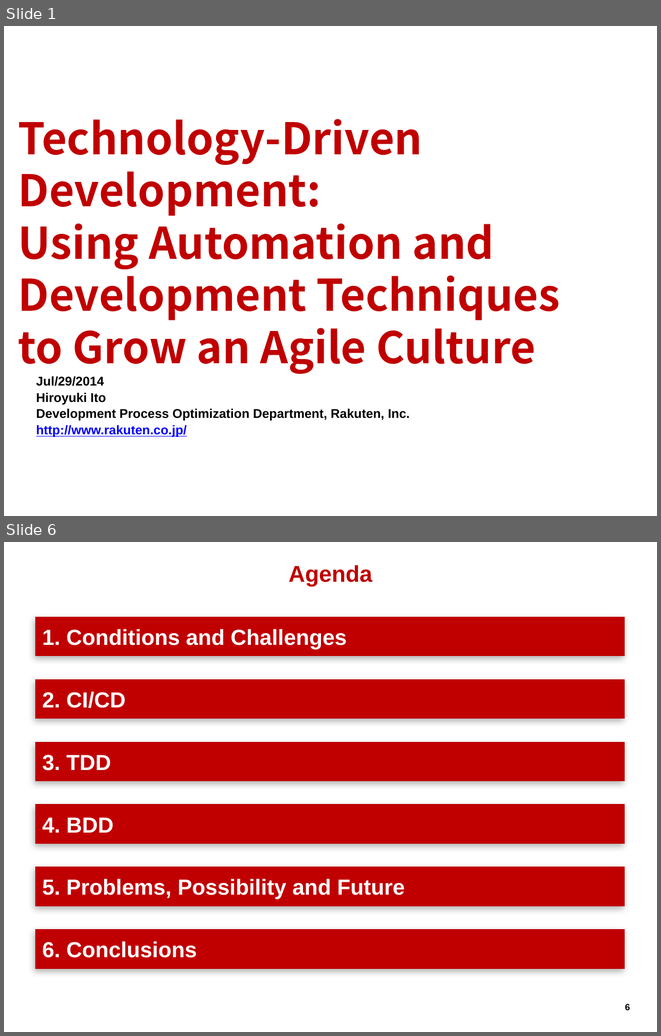
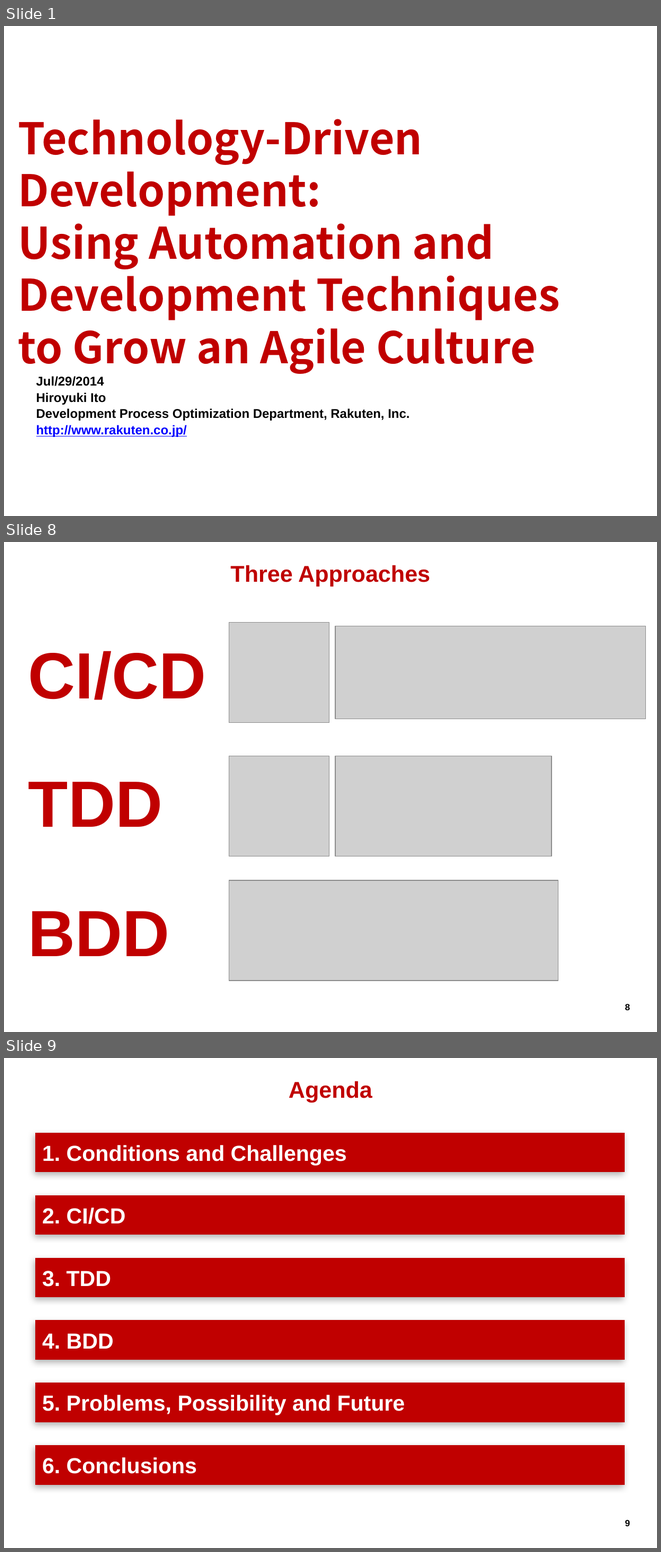
Before and after one commit to hageyahhoo/agile2014, a slide deck: presentations/TechnologyDrivenDevelopment.pptx. Shown one above the other, each under a label of ours: slides 1 and 6 before the commit, slides 1, 8 and 9 after it; the slides between them are not shown. The pictures are 661x1036 and 661x1552 pixels, drawn with LibreOffice and Linux fonts; fonts in the diff are those of the drawing; grey boxes stand for pictures; background and template pictures are left out. Boxes give left, top, right and bottom in pixels: in the first picture for what was removed or moved away, otherwise in the second. Text is boxed around its words. In the diff, an @@ line names an element or a change of style, - is before the commit and + after.

Commit message:
Added 3-Purposes and 3-Approaches.

```diff
--- a/presentations/TechnologyDrivenDevelopment.pptx
+++ b/presentations/TechnologyDrivenDevelopment.pptx
@@ slide 8 added at (4,542,657,1032), background #FFFFFF; not listed: 1 template element that a slide beside it also shows @@
@@ title added at (230,565,430,586), 25.2 pt, text #BF0000, bold @@
+Three Approaches
@@ picture added at (229,623,329,723) @@
@@ picture added at (335,626,645,720) @@
@@ text added at (28,651,206,700), 72 pt, text #C00000, bold @@
+CI/CD
@@ picture added at (229,756,329,857) @@
@@ picture added at (335,756,551,857) @@
@@ text added at (28,782,162,827), 72 pt, text #C00000, bold @@
+TDD
@@ picture added at (229,880,558,981) @@
@@ text added at (28,911,170,956), 72 pt, text #C00000, bold @@
+BDD
@@ what was slide 6 is now slide 9 @@
@@ page number at (625,1520,630,1526): text changed @@
-6
+9
```
Also in this commit, not shown: 4 slides changed, 2 other slides added.
